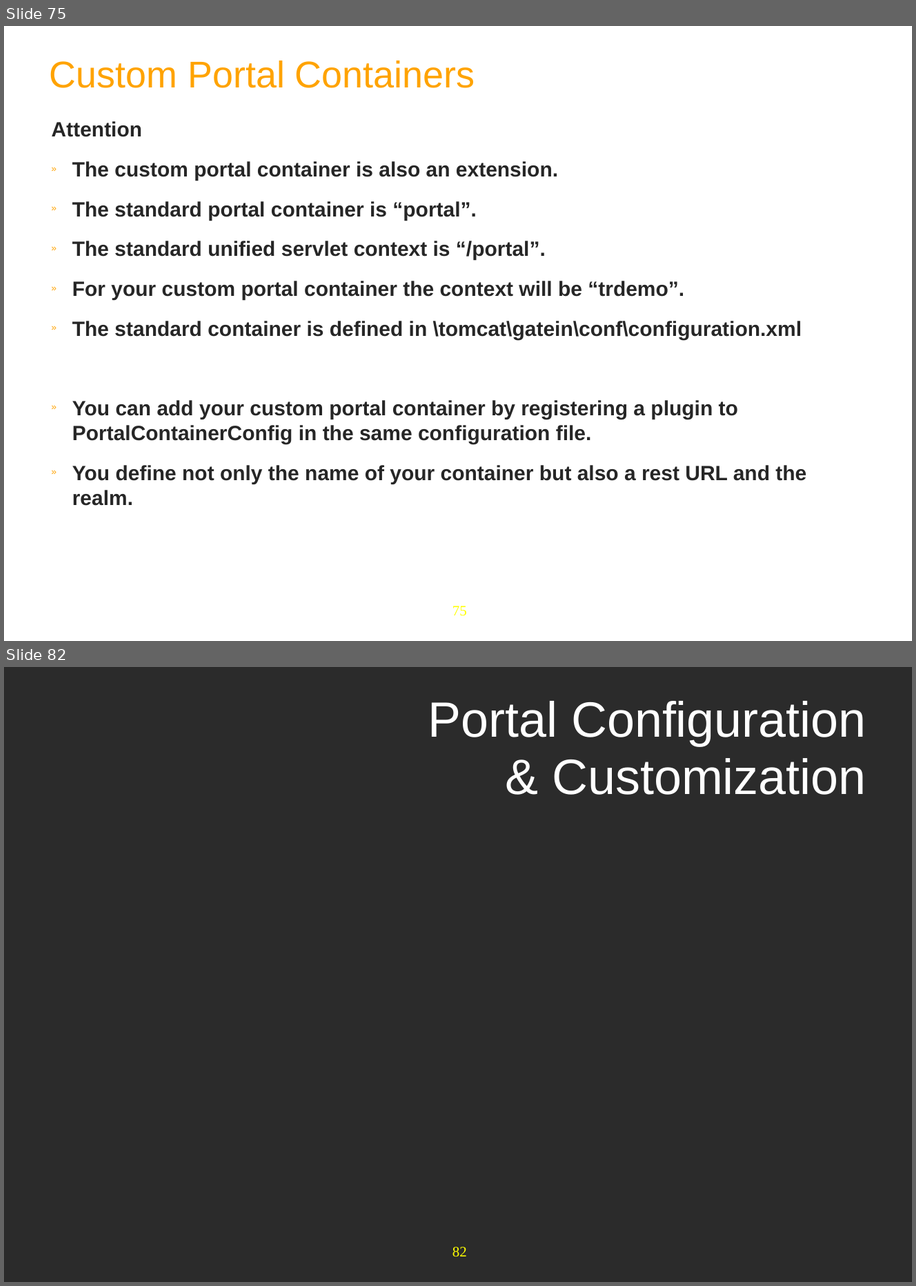
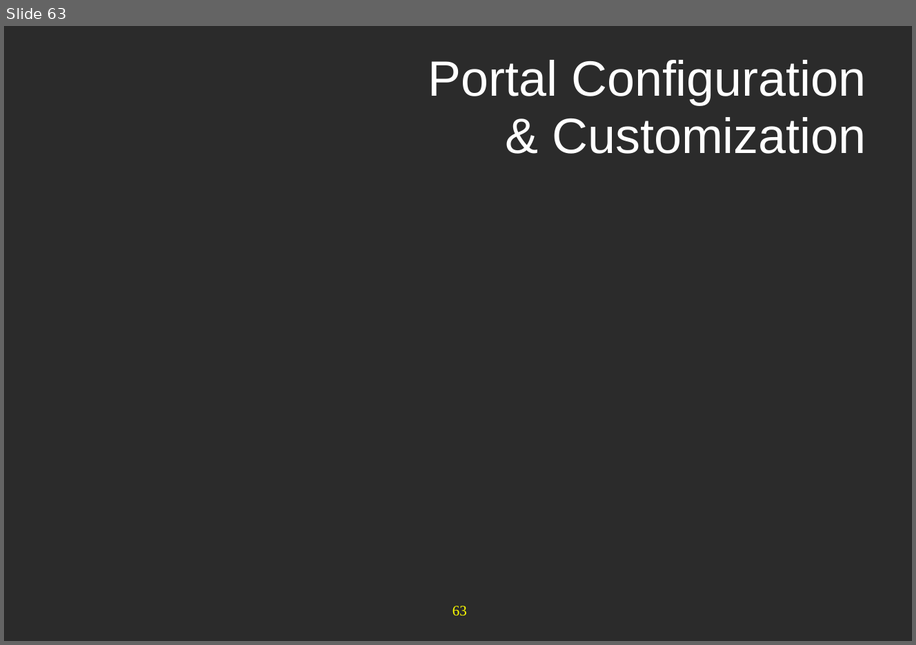
Before and after one commit to anhvurz90/training, a slide deck: exo-developer/210-configuration/slides/210-Portal-configuration-XDev-en.ppt. Shown one above the other, each under a label of ours: slides 75 and 82 before the commit, slide 63 after it; the slides between them are not shown. The pictures are 916x1286 and 916x645 pixels, drawn with LibreOffice and Linux fonts; fonts in the diff are those of the drawing; background and template pictures are left out; a plain dark background stands for a picture behind light text. Boxes give left, top, right and bottom in pixels: in the first picture for what was removed or moved away, otherwise in the second. Text is boxed around its words. In the diff, an @@ line names an element or a change of style, - is before the commit and + after.

```diff
--- a/exo-developer/210-configuration/slides/210-Portal-configuration-XDev-en.ppt
+++ b/exo-developer/210-configuration/slides/210-Portal-configuration-XDev-en.ppt
@@ slide 75 removed at (4,26,912,641), background #FFFFFF; not listed: 1 template element that a slide beside it also shows @@
@@ text removed at (50,60,475,88) @@
-Custom Portal Containers
@@ text removed at (52,121,806,506) @@
-Attention
-» The custom portal container is also an extension.
-» The standard portal container is “portal”.
-» The standard unified servlet context is “/portal”.
-» For your custom portal container the context will be “trdemo”.
-» The standard container is defined in \tomcat\gatein\conf\configuration.xml
-» You can add your custom portal container by registering a plugin to PortalContainerConfig in the same configuration file.
-» You define not only the name of your container but also a rest URL and the realm.
@@ what was slide 82 is now slide 63 @@
@@ page number at (452,606,467,615): text changed @@
-82
+63
```
Also in this commit, not shown: 3 slides changed, 18 other slides removed, 31 other files.
